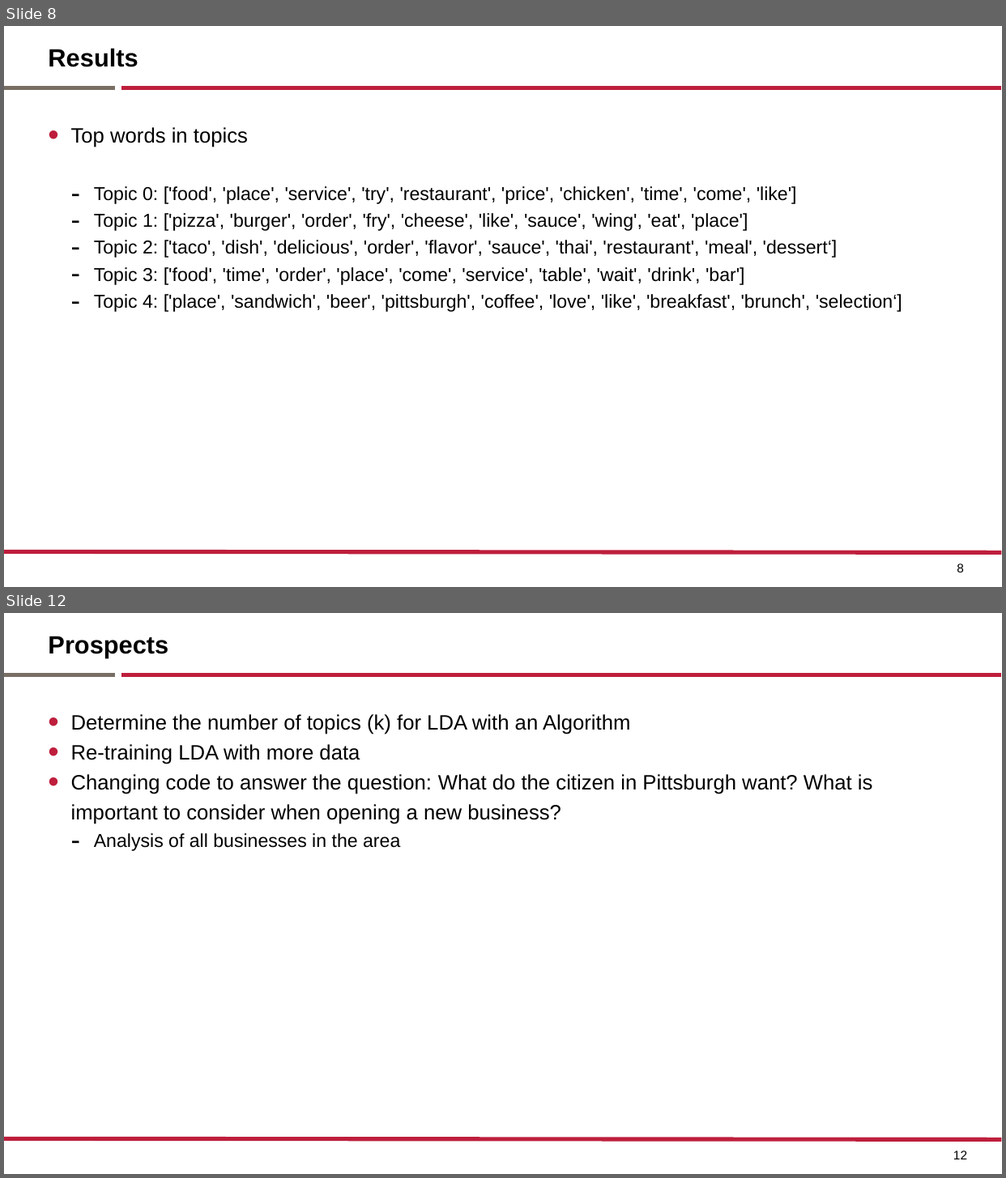
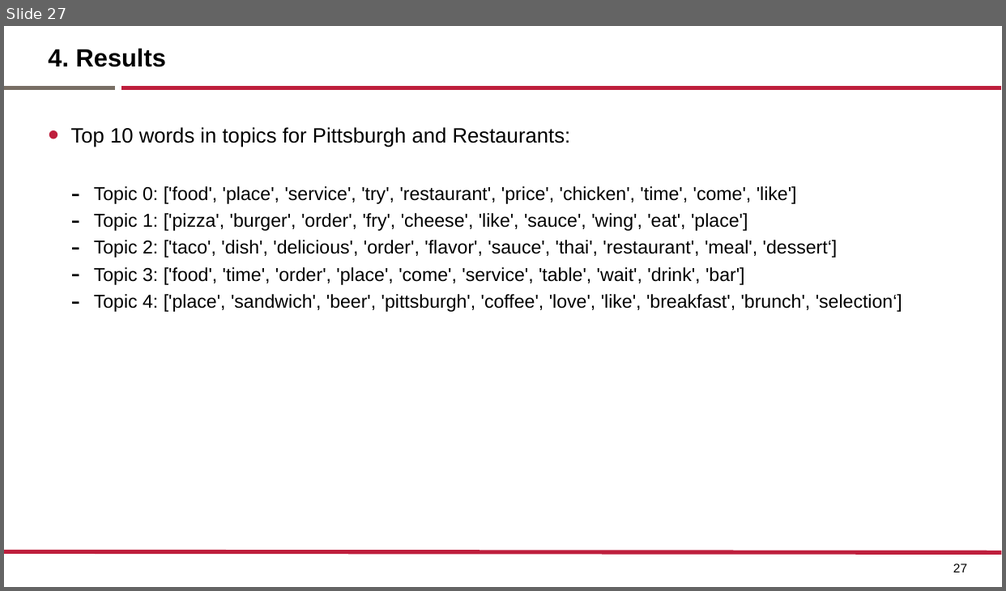
Before and after one commit to elviraPupka-Lipinski/Yelp_Analyzer, a slide deck: Presentation.pptx. Shown one above the other, each under a label of ours: slides 8 and 12 before the commit, slide 27 after it; the slides between them are not shown. The pictures are 1006x1178 and 1006x591 pixels, drawn with LibreOffice and Linux fonts; fonts in the diff are those of the drawing. Boxes give left, top, right and bottom in pixels: in the first picture for what was removed or moved away, otherwise in the second. Text is boxed around its words. In the diff, an @@ line names an element or a change of style, - is before the commit and + after.

```diff
--- a/Presentation.pptx
+++ b/Presentation.pptx
@@ slide 12 removed at <box>4,613,1002,1174</box>, background #FFFFFF; not listed: 3 template elements that a slide beside it also shows @@
@@ title removed at <box>48,636,168,658</box> @@
-Prospects
@@ text removed at <box>71,714,873,851</box> @@
-• Determine the number of topics (k) for LDA with an Algorithm
-• Re-training LDA with more data
-• Changing code to answer the question: What do the citizen in Pittsburgh want? What is important to consider when opening a new business?
-  – Analysis of all businesses in the area
@@ page number removed at <box>953,1151,967,1160</box> @@
-12
@@ what was slide 8 is now slide 27 @@
@@ slide 27 changed as well @@
@@ title at <box>48,48,166,67</box>: text changed @@
-Results
+4. Results
@@ text at <box>71,127,571,148</box>: text changed @@
-• Top words in topics
+• Top 10 words in topics for Pittsburgh and Restaurants:
@@ page number at <box>953,564,967,573</box>: text changed @@
-8
+27
```
Also in this commit, not shown: 7 other slides changed, 30 slides added, 3 other slides removed, 4 other files.
